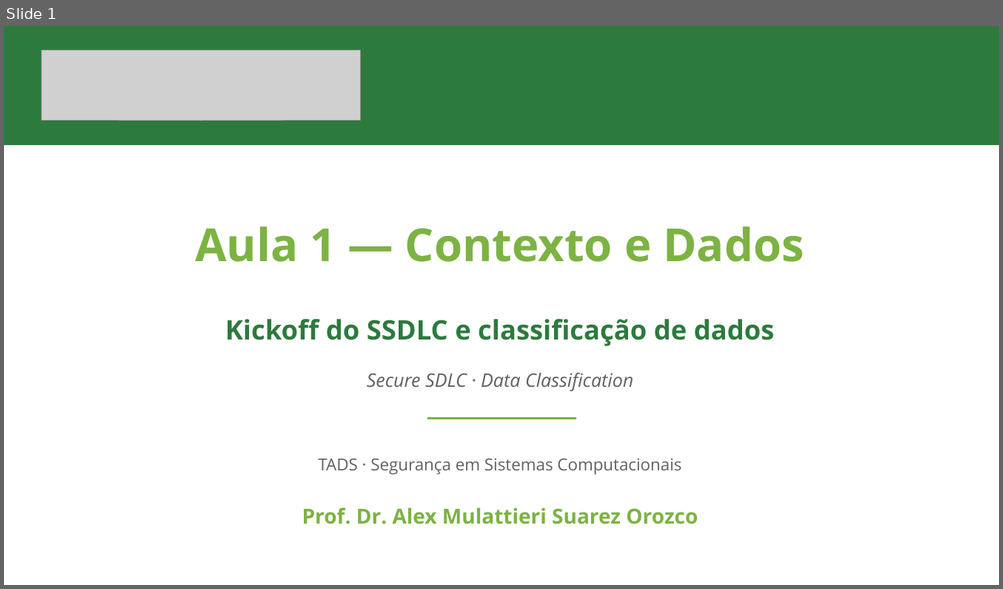
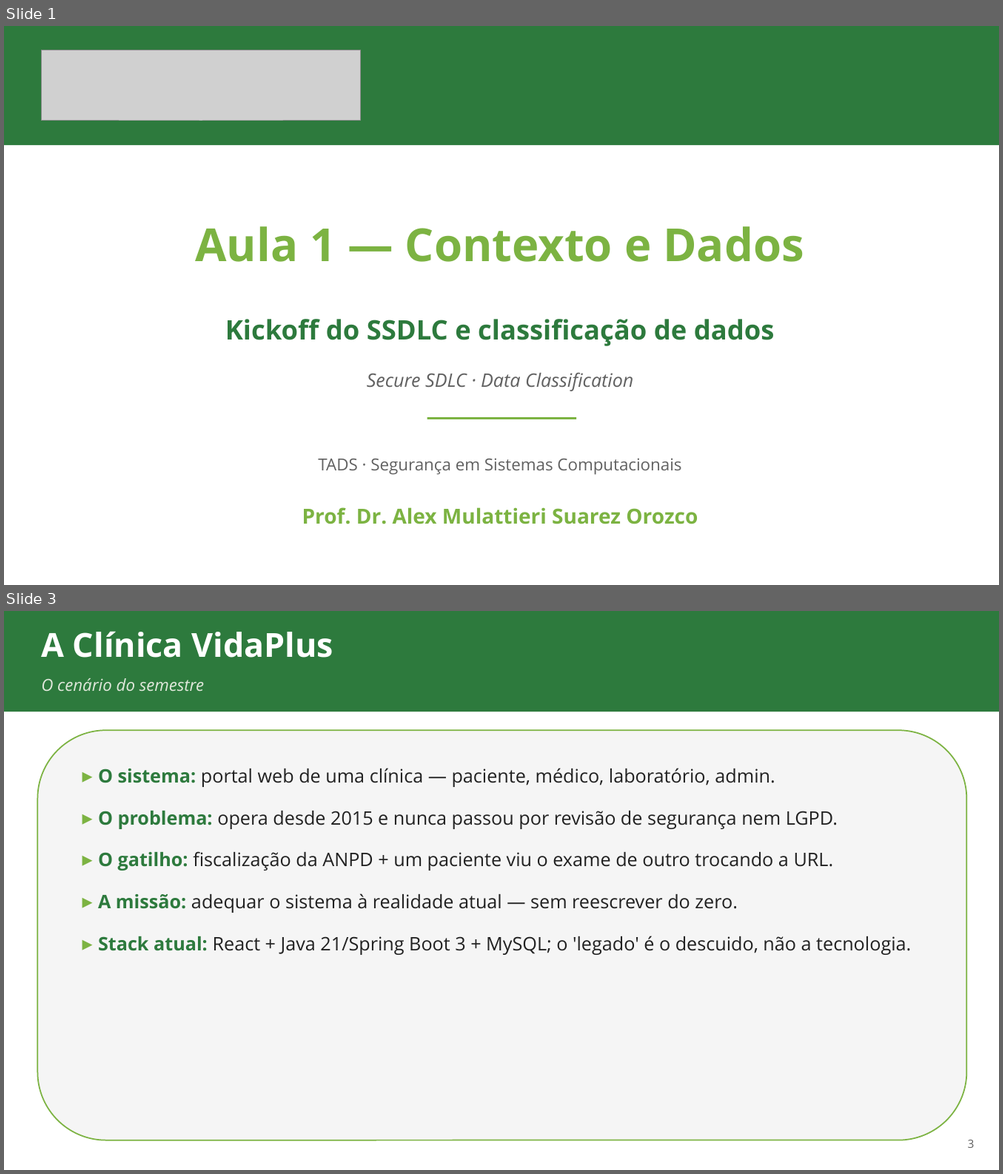
Before and after one commit to ads-sapucaia-ssc/SSC, a slide deck: aulas/aula-01-contexto-e-dados.pptx. Shown one above the other, each under a label of ours: slide 1 before the commit, slides 1 and 3 after it; the slides between them are not shown. The pictures are 1003x589 and 1003x1174 pixels, drawn with LibreOffice and Linux fonts; fonts in the diff are those of the drawing; grey boxes stand for pictures. Boxes give left, top, right and bottom in pixels: in the first picture for what was removed or moved away, otherwise in the second. Text is boxed around its words. In the diff, an @@ line names an element or a change of style, - is before the commit and + after.

```diff
--- a/aulas/aula-01-contexto-e-dados.pptx
+++ b/aulas/aula-01-contexto-e-dados.pptx
@@ slide 3 added at [4, 611, 999, 1170], background #FFFFFF @@
@@ rectangle added at [4, 611, 999, 712], fill #2D7A3D @@
@@ text added at [41, 631, 334, 658], 32 pt, text #FFFFFF, bold @@
+A Clínica VidaPlus
@@ text added at [41, 678, 204, 691], 16 pt, text #E0E8DB, italic @@
+O cenário do semestre
@@ rounded rectangle added at [37, 730, 967, 1141], fill #F5F5F5, outline #7CB342 1.25 pt @@
@@ text added at [98, 768, 910, 955], 18 pt, text #212121 @@
+▸ O sistema: portal web de uma clínica — paciente, médico, laboratório, admin.
+▸ O problema: opera desde 2015 e nunca passou por revisão de segurança nem LGPD.
+▸ O gatilho: fiscalização da ANPD + um paciente viu o exame de outro trocando a URL.
+▸ A missão: adequar o sistema à realidade atual — sem reescrever do zero.
+▸ Stack atual: React + Java 21/Spring Boot 3 + MySQL; o 'legado' é o descuido, não a tecnologia.
@@ text added at [967, 1140, 974, 1148], 11 pt, text #616161 @@
+3
```
Also in this commit, not shown: 9 slides changed, 5 other slides added, 11 other files.
